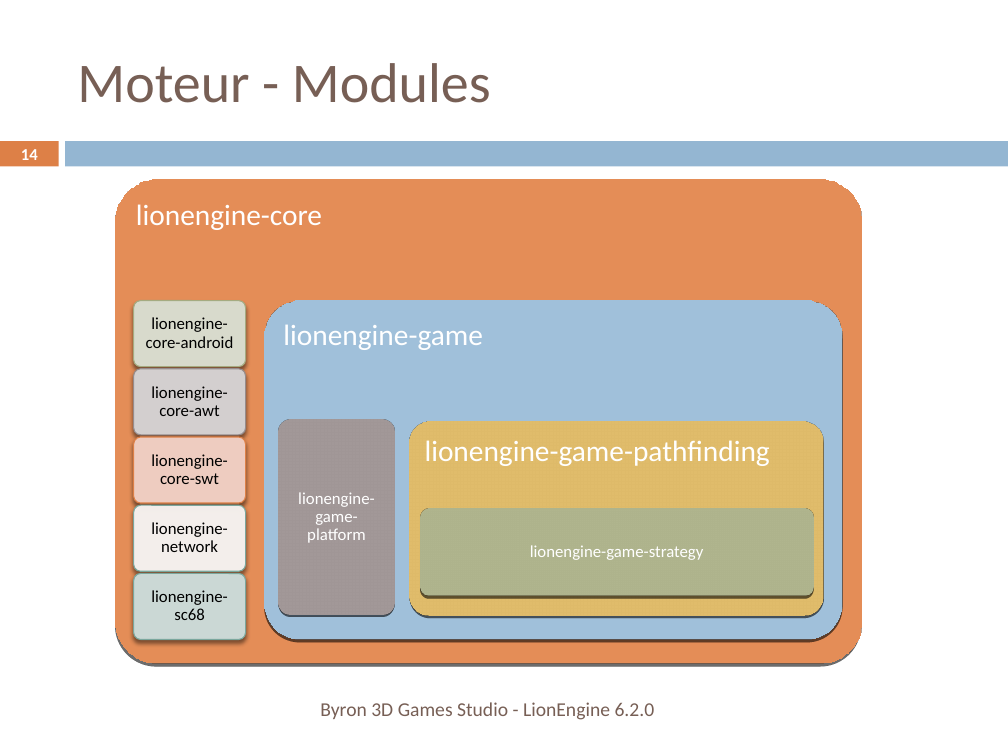
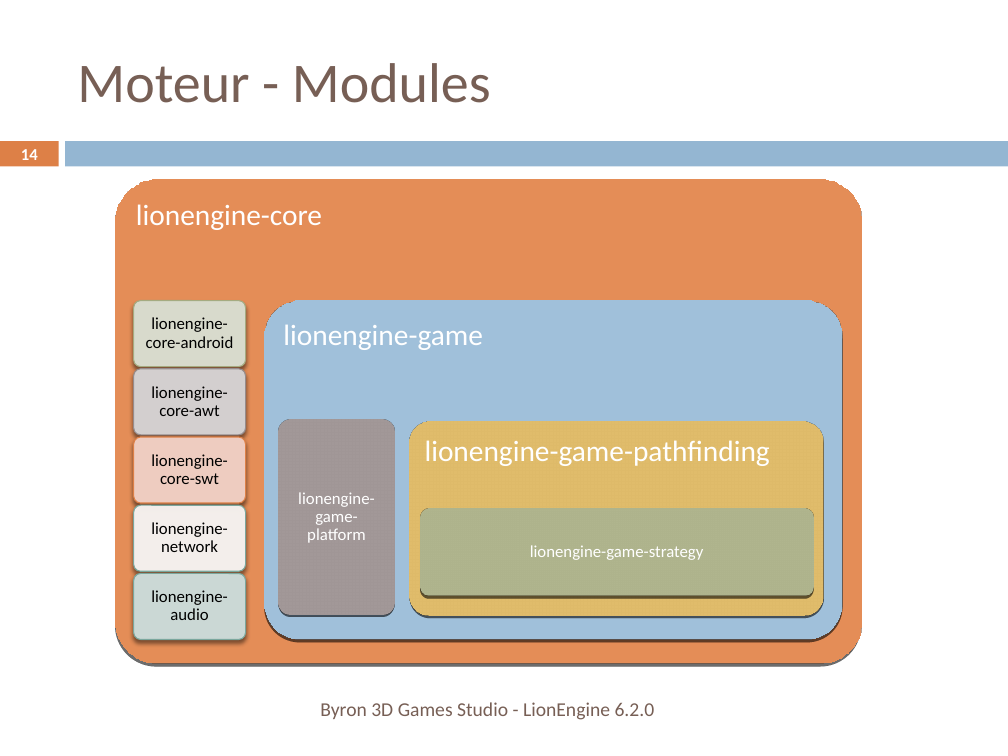
Before and after one commit to b3dgs/lionengine, a slide deck: slide 14 of doc/src/lionengine.pptx. Drawn at 1008x756 pixels with LibreOffice and Linux fonts; fonts in the diff are those of the drawing. Boxes give left, top, right and bottom in pixels: in the first picture for what was removed or moved away, otherwise in the second. Text is boxed around its words. In the diff, an @@ line names an element or a change of style, - is before the commit and + after.

Commit message:
Presentation updated.

```diff
--- a/doc/src/lionengine.pptx
+++ b/doc/src/lionengine.pptx
@@ text at (151, 590, 228, 620): text changed @@
-lionengine-sc68
+lionengine-audio
```
Also in this commit, not shown: 8 other slides changed.
